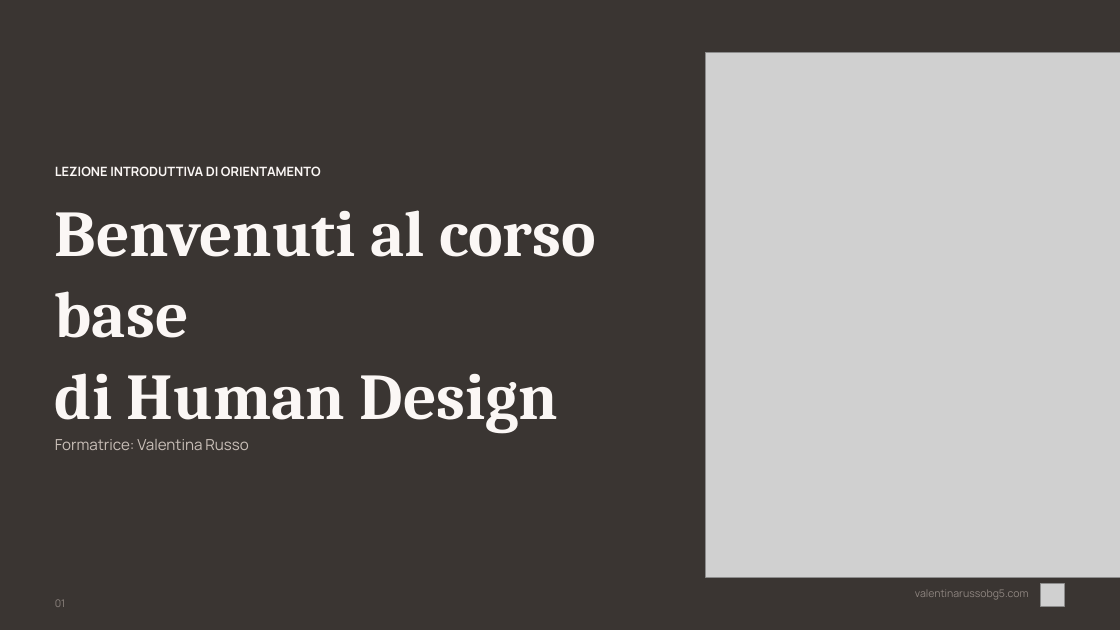
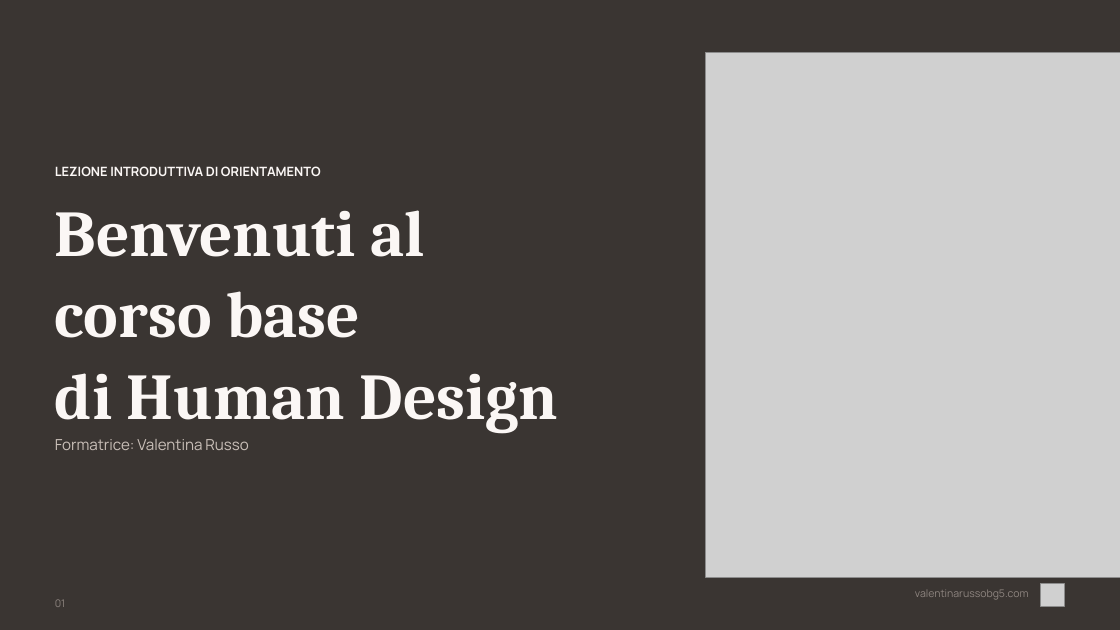
Before and after one commit to valentina-russo/valentinarusso-site, a slide deck: slide 1 of grav-site/root/kit-corso/corso-base-hd.pptx. Drawn at 1120x630 pixels with LibreOffice and Linux fonts; fonts in the diff are those of the drawing; grey boxes stand for pictures. Boxes give left, top, right and bottom in pixels: in the first picture for what was removed or moved away, otherwise in the second. Text is boxed around its words. In the diff, an @@ line names an element or a change of style, - is before the commit and + after.

```diff
--- a/grav-site/root/kit-corso/corso-base-hd.pptx
+++ b/grav-site/root/kit-corso/corso-base-hd.pptx
@@ text at box(55, 210, 425, 338): text changed @@
-Benvenuti al corso base
+Benvenuti al
+corso base
```
Also in this commit, not shown: 29 other slides changed, 1 other file.
